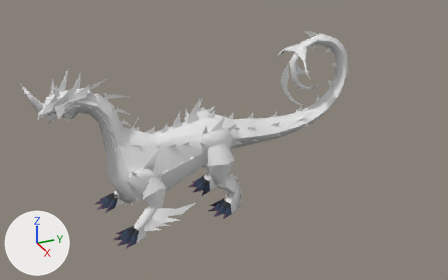
Renders of the glTF model public/models/hydranoid/monster.glb from each side of a commit.
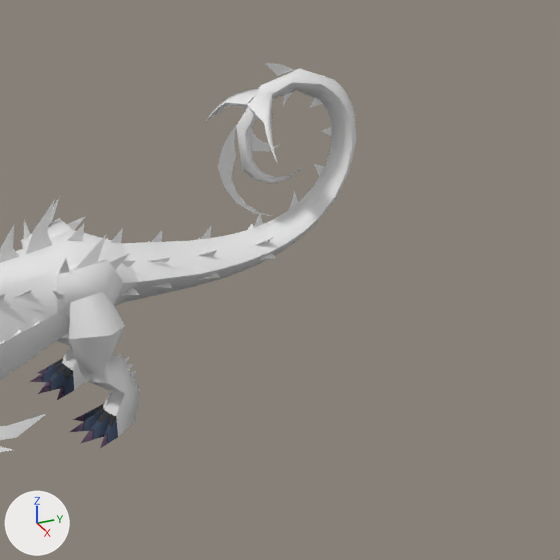
Each version appears first whole from a 50 mm camera at (5.86, -3.04, 3.69) aimed at (-0.06, -0.38, 0.73), and next in a close-up on the part from 39% to 100% of the width and 0% to 98% of the height. Arrows for +X, +Y and +Z are at lower left; the lights stay in place. The older version's two pictures come first. Where no turn or scale is listed for an object, it has been applied to the vertices. Vertices at exactly the same position are counted once.

Objects in the first close-up: 'Mesh_0', 'Mesh_1', 'Mesh_2', 'leg_bl-mesh', 'leg_bl-mesh.003', 'leg_br-mesh', 'tail-mesh', 'tail-mesh.001', 'tail-mesh.002', 'tail_tip-mesh', 'tail_tip-mesh.001', 'tail_tip-mesh.002' and 5 more.
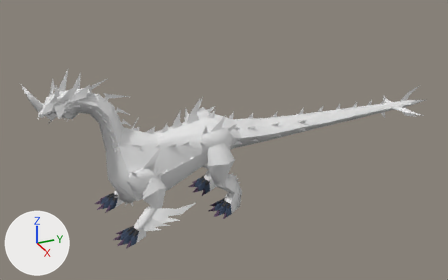
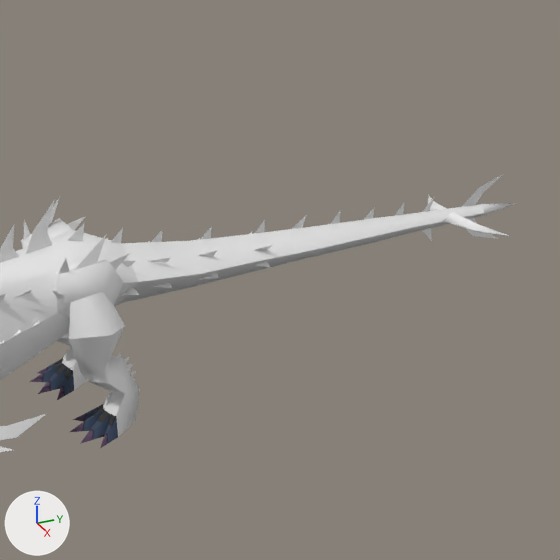
ob_tail_tip is not drawn itself; it is the parent of ob_tail_tip_mesh, ob_tail_tip_mesh_001, ob_tail_tip_mesh_002.

Pixel boxes (x1, y1, x2, y2) of what changed, in the close-ups (560 x 560 px):
'tail-mesh', reshaped (13% wider, 66% shorter): before (122, 123, 352, 282); after (122, 228, 382, 282)
'tail_tip-mesh', reshaped, moved, turned: before (236, 69, 350, 200); after (305, 204, 484, 236)
'tail_tip-mesh.001', reshaped, moved, turned: before (206, 63, 331, 216); after (364, 175, 518, 242)
'tail-mesh.002', reshaped (68% shorter): before (122, 114, 356, 303); after (122, 243, 370, 303)
'tail_tip-mesh.002', reshaped, moved, turned: before (322, 80, 355, 214); after (316, 228, 411, 250)

The change, as a list of edits to the scene's bpy script:
```text
Change me_mesh_3:
    used by ob_tail_mesh; location = (0.0, -0.233, 0.881)
    remove me_mesh_3.from_pydata(...)  # 137 vertices, 224 faces; spans x -0.206..0.206, y -0.051..1.367, z -0.089..0.659
    add me_mesh_3.from_pydata(...)  # 14 vertices, 14 faces; spans x -0.206..0.206, y -0.051..1.644, z -0.093..0.111
    me_mesh_3 part 1
    132 vertices are removed from x -0.192..0.192, y -0.051..1.367, z -0.089..0.659
    224 faces are deleted
    9 vertices are added at x -0.123..0.123, y 0.365..1.644, z -0.093..0.057
    14 new faces join them
Change me_mesh_5:
    used by ob_tail_mesh_002; location = (0.0, -0.233, 0.881)
    remove me_mesh_5.from_pydata(...)  # 133 vertices, 224 faces; spans x -0.21..0.21, y -0.05..1.45, z -0.25..0.69
    add me_mesh_5.from_pydata(...)  # 13 vertices, 14 faces; spans x -0.21..0.21, y -0.05..1.64, z -0.25..-0.04
    me_mesh_5 part 2
    127 vertices are removed from x -0.19..0.19, y -0.05..1.45, z -0.25..0.69
    224 faces are deleted
    7 vertices are added at x -0.12..0.12, y 0.7..1.64, z -0.22..-0.09
    14 new faces join them
Change me_mesh_6:
    used by ob_tail_tip_mesh; parent = ob_tail_tip; location = (0.0, 0.0, 0.0)
    remove me_mesh_6.from_pydata(...)  # 132 vertices, 224 faces; spans x -0.52..0.53, y -1.55..3.65, z 0.21..5.54
    add me_mesh_6.from_pydata(...)  # 12 vertices, 14 faces; spans x -0.52..0.53, y -1.65..8.02, z -0.67..0.57
    me_mesh_6 part 3: the whole mesh is rebuilt
Change me_mesh_7:
    used by ob_tail_tip_mesh_001; parent = ob_tail_tip; location = (0.0, 0.0, 0.0)
    remove me_mesh_7.from_pydata(...)  # 293 vertices, 416 faces; spans x -2.96..2.96, y -2.71..3.42, z 0.7..5.74
    add me_mesh_7.from_pydata(...)  # 41 vertices, 26 faces; spans x -2.96..2.96, y 1.35..10.18, z -1.79..1.48
    me_mesh_7 part 4: 293 vertices removed from x -2.96..2.96, y -2.71..3.42, z 0.7..5.74; 41 vertices added at x -2.96..2.96, y 1.35..10.18, z -1.79..1.48
Change me_mesh_8:
    used by ob_tail_tip_mesh_002; parent = ob_tail_tip; location = (0.0, 0.0, 0.0)
    remove me_mesh_8.from_pydata(...)  # 65 vertices, 96 faces; spans x -0.78..0.78, y -1.87..3.65, z -0.47..2.78
    add me_mesh_8.from_pydata(...)  # 8 vertices, 6 faces; spans x -0.78..0.78, y -1.63..3.83, z -0.77..-0.18
    me_mesh_8 part 5: the whole mesh is rebuilt
Change ob_tail_tip:
    ob_tail_tip.rotation_euler: (1.145, -0.0000179, -0.0000115) -> (0.0, 0.0, 0.0)  # degrees (66, 0, -0) -> degrees (0, 0, 0)
    ob_tail_tip.location: (0.0, 9.543, 2.397) -> (0.0, 10.0, -0.5)
```
